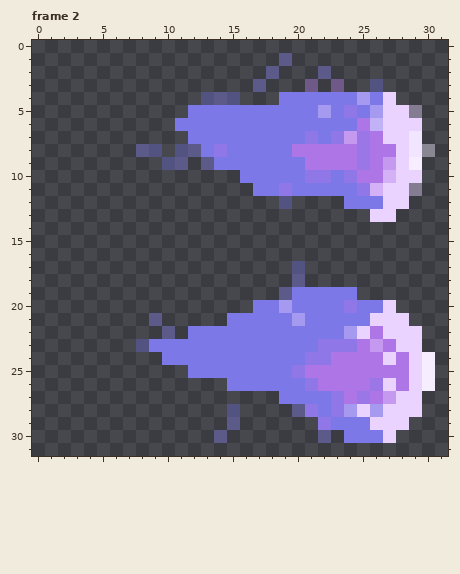
Edited in one commit: pixel-art file (assets/img/player/ATK.aseprite). The picture above was drawn from the file before the commit.
32x32 pixels, 4 frames. Shown: frame 2. The commit also changed other frames, which this record leaves out.
The result:
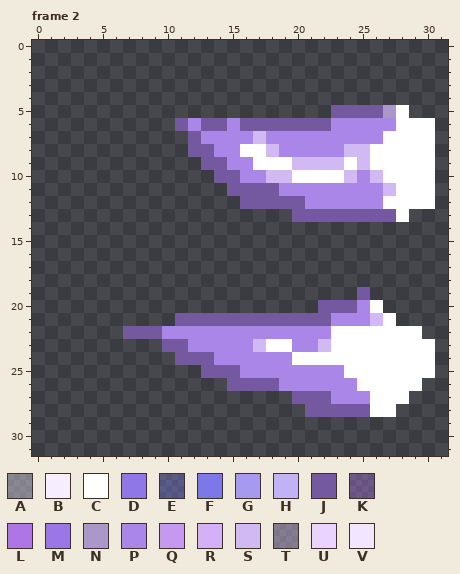
Palette (. is transparent): A #f6eeff61  B #f6eeff  C #ffffff  D #8f77e8  E #7c78e861  F #7c78e8  G #a59af0  H #c1b2f7  J #7459a0  K #ae75e661  L #ae75e6  M #9b76e6  N #ac97ca  P #ab86e9  Q #c499ef  R #d4b0f6  S #d1b9f4  T #ead4ff61  U #ead4ff  V #f2e5ff
Diff:
--- frame 2
@@ x 0..31 @@
  0 ................................
- 1 ...................E............
- 2 ..................E...E.........
- 3 .................E...K.K..E.....
- 4 .............EEE...FFFFFFGFU....
- 5 ............FFFFFFFFFFGFDFGUUT..
- 6 ...........FFFFFFFFFFFFFFLHUUU..
- 7 ............FFFFFFFFFDFDQMLUUV..
- 8 ........EE.EEFDFFFFFLLLLLMLLUVA.
- 9 ..........EE.EFFFFFFFLLLLMLQUB..
-10 ................FFFFFDDFDLLRUU..
-11 .................FFDFFFFFDRUUT..
-12 ...................E....FFFUU...
-13 ..........................UU....
+ 1 ................................
+ 2 ................................
+ 3 ................................
+ 4 ................................
+ 5 .......................JJJJNC...
+ 6 ...........JPJJPJJJJJJJPPPPPCCC.
+ 7 ............JPPPPSPPPPPPPPPCCCC.
+ 8 ............JJPPCCSPPPPPSSCCCCC.
+ 9 .............JJPPCCCSSSSCSCCCCC.
+10 ..............JJPPSSCCCCSPSCCCC.
+11 ...............JJJJPPPPPPPPSCCC.
+12 ................JJJJJPPPPPPCCCC.
+13 ....................JJJJJJJJC...
 14 ................................
@@ x 0..31 @@
 16 ................................
-17 ....................E...........
-18 ....................E...........
-19 ...................EFFFFF.......
-20 .................FFGFFFFDFFU....
-21 .........E.....FFFFFGFFFFFUUU...
-22 ..........E.FFFFFFFFFFFFGULUUU..
-23 ........EFFFFFFFFFFFFFDDDLQLUU..
-24 ..........FFFFFFFFFFFDDLLLLULUB.
-25 ............FFFFFFFFDLLLLLLLLUB.
-26 ...............FFFFFFDLLLLMULUB.
-27 ...................FFFFDLMLQUU..
-28 ...............E....EDFDGUGUUU..
-29 ...............E......DFFFUUU...
-30 ..............E.......E.FFFU....
+17 ................................
+18 ................................
+19 .........................J......
+20 ......................JJJPC.....
+21 ...........JJJJJJJJJJJJPPPSC....
+22 .......JJJPPPPPPPPPPPPPCCCCCCC..
+23 ..........JJPPPPPSCCPPSCCCCCCCC.
+24 ...........JJJPPPPPPCCCCCCCCCCC.
+25 .............JJJPPPPPPPPCCCCCCC.
+26 ...............JJJJPPPPPPCCCCC..
+27 ....................JJJPPPCCC...
+28 .....................JJJJJCC....
+29 ................................
+30 ................................
 31 ................................
Changed places in both pictures, as pixel boxes (x1, y1, x2, y2):
changed: (123, 53, 435, 443)
